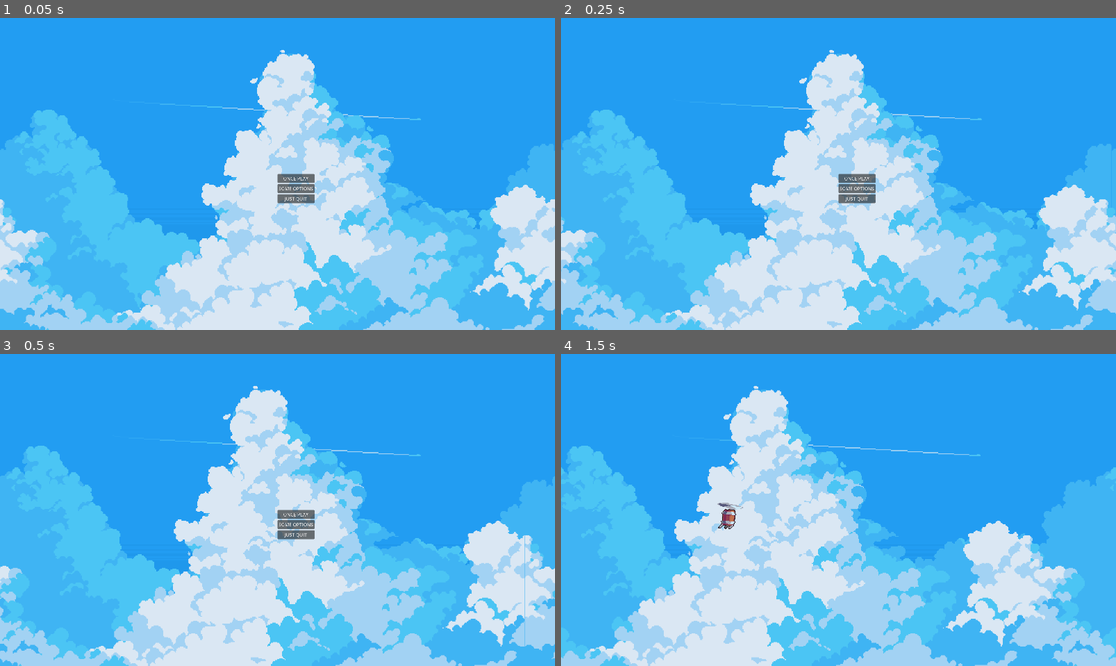
Above: before the commit, frames 1-4 (two rows, left to right).
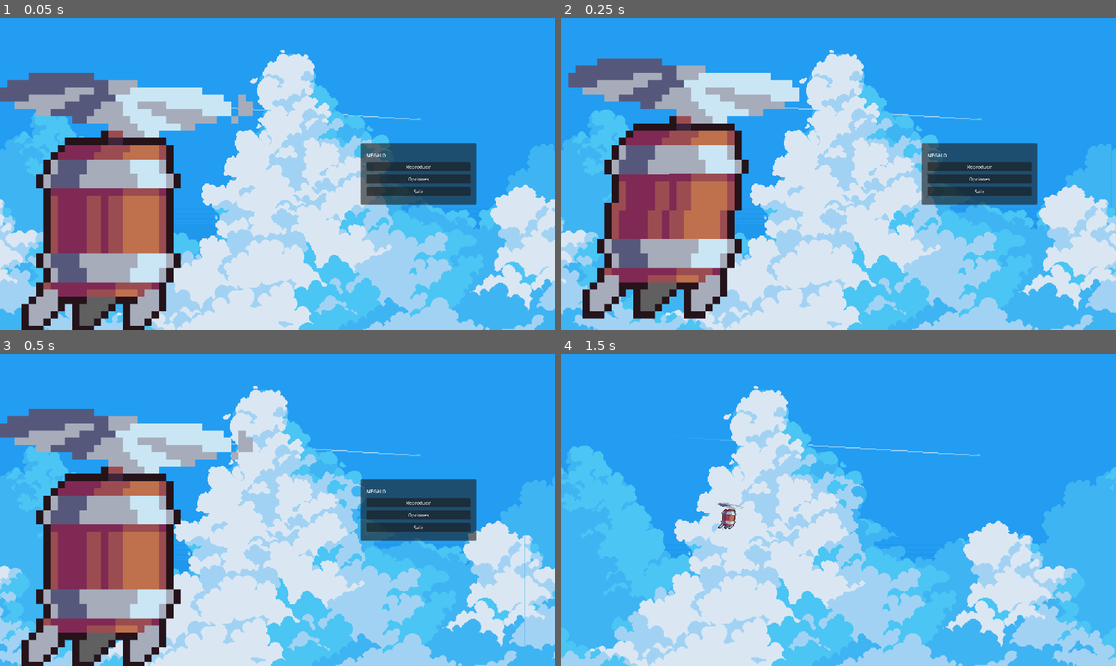
Above: after the commit, the same moments.

Repository: linkinmjs/megalo
Game: Godot game, scene res://scenes/main.tscn
Two runs of this game, one before a commit and one after it. Both use one fixed random seed, a clock stepped at 60 frames per second and the inputs below.
Inputs:
- Up to frame 1 (0.05 s): no input
- Up to frame 2 (0.25 s): no input
- Up to frame 3 (0.5 s): no input
- Up to frame 4 (1.5 s): click "ONCE PLAY" (after the commit: "Reproducir") at 0.5 s; hold D (right) from 1.28 s (still down); tap Space (fly) at 1.35 s

The runs differ from the first frame. In frame 1, 25% of the frame differs, in the area x 0-86%, y 17-100%; in frame 2, 25%; in frame 3, 24%; in frame 4, nothing differs.

Commit message:
Create new menu

Diff:
--- a/scenes/main.tscn
+++ b/scenes/main.tscn
@@ -1,7 +1,8 @@
-[gd_scene load_steps=8 format=3 uid="uid://dvqrf72qx6ijh"]
+[gd_scene load_steps=14 format=3 uid="uid://dvqrf72qx6ijh"]
 
 [ext_resource type="Script" uid="uid://r6ulj6afjaiu" path="res://game_manager.gd" id="1_tefeu"]
-[ext_resource type="PackedScene" uid="uid://jpv334aa7hq8" path="res://scenes/UI/menu.tscn" id="3_sugp2"]
+[ext_resource type="Texture2D" uid="uid://r8g81rmj56n0" path="res://assets/sprites/player/walk.png" id="4_jyhfs"]
+[ext_resource type="Script" uid="uid://btukdwwtd8pkh" path="res://scripts/menu.gd" id="4_tbgi4"]
 [ext_resource type="Script" uid="uid://do5uwpnb2ftpc" path="res://scripts/camera_2d.gd" id="5_tbgi4"]
 
 [sub_resource type="RectangleShape2D" id="RectangleShape2D_jyhfs"]
@@ -16,6 +17,42 @@
 [sub_resource type="RectangleShape2D" id="RectangleShape2D_o6xl0"]
 size = Vector2(101, 1908)
 
+[sub_resource type="AtlasTexture" id="AtlasTexture_tbgi4"]
+atlas = ExtResource("4_jyhfs")
+region = Rect2(0, 0, 48, 48)
+
+[sub_resource type="AtlasTexture" id="AtlasTexture_tefeu"]
+atlas = ExtResource("4_jyhfs")
+region = Rect2(48, 0, 48, 48)
+
+[sub_resource type="AtlasTexture" id="AtlasTexture_o6xl0"]
+atlas = ExtResource("4_jyhfs")
+region = Rect2(96, 0, 48, 48)
+
+[sub_resource type="AtlasTexture" id="AtlasTexture_tipki"]
+atlas = ExtResource("4_jyhfs")
+region = Rect2(144, 0, 48, 48)
+
+[sub_resource type="SpriteFrames" id="SpriteFrames_85g3d"]
+animations = [{
+"frames": [{
+"duration": 1.0,
+"texture": SubResource("AtlasTexture_tbgi4")
+}, {
+"duration": 1.0,
+"texture": SubResource("AtlasTexture_tefeu")
+}, {
+"duration": 1.0,
+"texture": SubResource("AtlasTexture_o6xl0")
+}, {
+"duration": 1.0,
+"texture": SubResource("AtlasTexture_tipki")
+}],
+"loop": true,
+"name": &"flying",
+"speed": 8.0
+}]
+
 [node name="Main" type="Node2D" groups=["main"]]
 script = ExtResource("1_tefeu")
 
@@ -23,24 +60,104 @@
 position = Vector2(960, 540)
 script = ExtResource("5_tbgi4")
 
-[node name="Menu" parent="Camera2D" instance=ExtResource("3_sugp2")]
+[node name="Límites" type="Node2D" parent="."]
 
-[node name="Node2D" type="Node2D" parent="."]
+[node name="RigidBody2D" type="StaticBody2D" parent="Límites"]
 
-[node name="RigidBody2D" type="StaticBody2D" parent="Node2D"]
-
-[node name="CollisionShape2D" type="CollisionShape2D" parent="Node2D/RigidBody2D"]
+[node name="CollisionShape2D" type="CollisionShape2D" parent="Límites/RigidBody2D"]
 position = Vector2(1077, 1269)
 shape = SubResource("RectangleShape2D_jyhfs")
 
-[node name="CollisionShape2D2" type="CollisionShape2D" parent="Node2D/RigidBody2D"]
+[node name="CollisionShape2D2" type="CollisionShape2D" parent="Límites/RigidBody2D"]
 position = Vector2(-206, 458)
 shape = SubResource("RectangleShape2D_tbgi4")
 
-[node name="CollisionShape2D3" type="CollisionShape2D" parent="Node2D/RigidBody2D"]
+[node name="CollisionShape2D3" type="CollisionShape2D" parent="Límites/RigidBody2D"]
 position = Vector2(1122, -234)
 shape = SubResource("RectangleShape2D_tefeu")
 
-[node name="CollisionShape2D4" type="CollisionShape2D" parent="Node2D/RigidBody2D"]
+[node name="CollisionShape2D4" type="CollisionShape2D" parent="Límites/RigidBody2D"]
 position = Vector2(2221, 462)
 shape = SubResource("RectangleShape2D_o6xl0")
+
+[node name="MenuUI" type="CanvasLayer" parent="."]
+layer = 50
+
+[node name="Control" type="Control" parent="MenuUI"]
+layout_mode = 3
+anchors_preset = 15
+anchor_right = 1.0
+anchor_bottom = 1.0
+grow_horizontal = 2
+grow_vertical = 2
+script = ExtResource("4_tbgi4")
+
+[node name="HBoxContainer" type="HBoxContainer" parent="MenuUI/Control"]
+layout_mode = 1
+anchors_preset = 15
+anchor_right = 1.0
+anchor_bottom = 1.0
+grow_horizontal = 2
+grow_vertical = 2
+theme_override_constants/separation = 32
+
+[node name="BarrelSlot" type="Control" parent="MenuUI/Control/HBoxContainer"]
+layout_mode = 2
+size_flags_horizontal = 2
+size_flags_vertical = 4
+
+[node name="Node2D" type="Node2D" parent="MenuUI/Control/HBoxContainer/BarrelSlot"]
+
+[node name="AnimatedSprite2D" type="AnimatedSprite2D" parent="MenuUI/Control/HBoxContainer/BarrelSlot/Node2D"]
+scale = Vector2(25, 25)
+sprite_frames = SubResource("SpriteFrames_85g3d")
+animation = &"flying"
+autoplay = "flying"
+frame_progress = 0.397887
+offset = Vector2(15, 0)
+
+[node name="MenuSlot" type="Control" parent="MenuUI/Control/HBoxContainer"]
+custom_minimum_size = Vector2(400, 0)
+layout_mode = 2
+size_flags_horizontal = 6
+size_flags_vertical = 4
+
+[node name="PanelContainer" type="PanelContainer" parent="MenuUI/Control/HBoxContainer/MenuSlot"]
+layout_mode = 1
+anchors_preset = 15
+anchor_right = 1.0
+anchor_bottom = 1.0
+grow_horizontal = 2
+grow_vertical = 2
+
+[node name="MarginContainer" type="MarginContainer" parent="MenuUI/Control/HBoxContainer/MenuSlot/PanelContainer"]
+layout_mode = 2
+theme_override_constants/margin_left = 20
+theme_override_constants/margin_top = 30
+theme_override_constants/margin_right = 20
+theme_override_constants/margin_bottom = 30
+
+[node name="VBoxContainer" type="VBoxContainer" parent="MenuUI/Control/HBoxContainer/MenuSlot/PanelContainer/MarginContainer"]
+layout_mode = 2
+theme_override_constants/separation = 12
+alignment = 1
+
+[node name="Label" type="Label" parent="MenuUI/Control/HBoxContainer/MenuSlot/PanelContainer/MarginContainer/VBoxContainer"]
+layout_mode = 2
+text = "MÉGALO"
+
+[node name="PlayButton" type="Button" parent="MenuUI/Control/HBoxContainer/MenuSlot/PanelContainer/MarginContainer/VBoxContainer"]
+layout_mode = 2
+text = "Reproducir"
+
+[node name="OptionsButton" type="Button" parent="MenuUI/Control/HBoxContainer/MenuSlot/PanelContainer/MarginContainer/VBoxContainer"]
+layout_mode = 2
+text = "Opciones"
+
+[node name="ExitButton" type="Button" parent="MenuUI/Control/HBoxContainer/MenuSlot/PanelContainer/MarginContainer/VBoxContainer"]
+layout_mode = 2
+text = "Salir
+"
+
+[connection signal="pressed" from="MenuUI/Control/HBoxContainer/MenuSlot/PanelContainer/MarginContainer/VBoxContainer/PlayButton" to="MenuUI/Control" method="_on_play_button_pressed"]
+[connection signal="pressed" from="MenuUI/Control/HBoxContainer/MenuSlot/PanelContainer/MarginContainer/VBoxContainer/ExitButton" to="MenuUI/Control" method="_on_exit_button_pressed"]
--- a/scripts/menu.gd
+++ b/scripts/menu.gd
@@ -5,5 +5,5 @@
 	GameManager.change_level(0)
 	queue_free()
 
-func _on_quit_button_pressed() -> void:
+func _on_exit_button_pressed() -> void:
 	get_tree().quit()
Renamed: scenes/UI/menu.tscn -> scenes/UI/DEPRECATEDmenu.tscn
